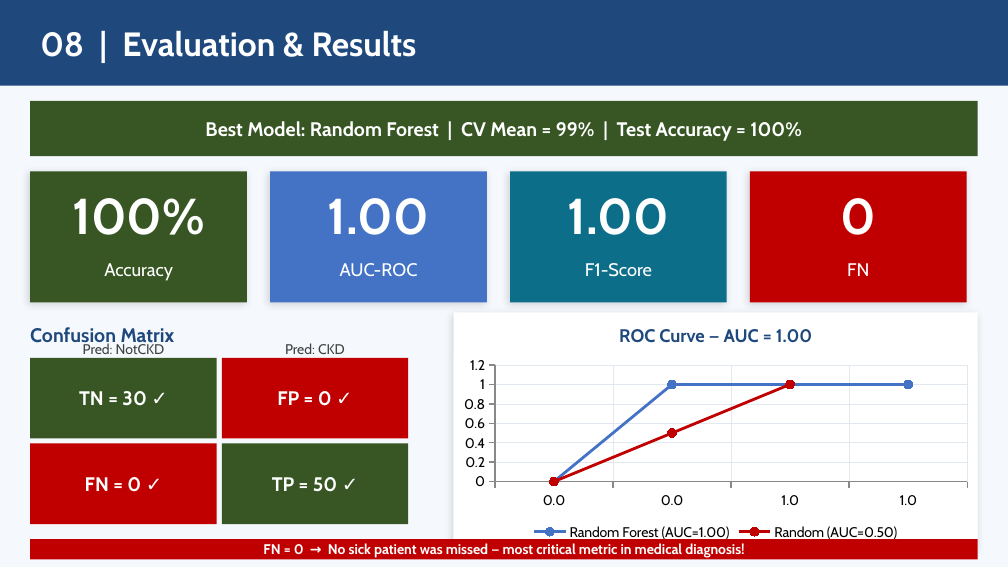
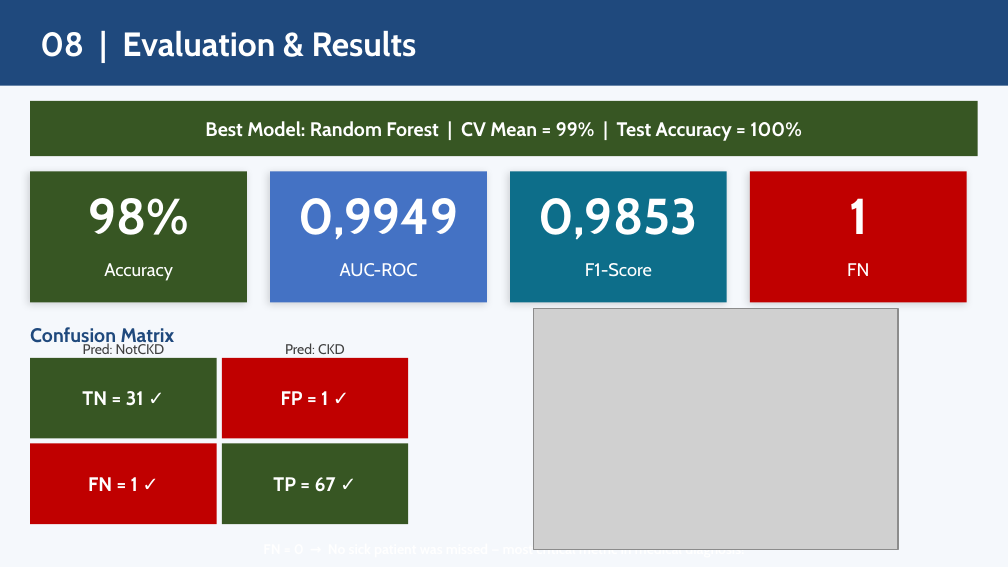
Before and after one commit to feredj/predict-kidney-disease-presence, a slide deck: slide 10 of CKD_Presentation.pptx. Drawn at 1008x567 pixels with LibreOffice and Linux fonts; fonts in the diff are those of the drawing; grey boxes stand for pictures. Boxes give left, top, right and bottom in pixels: in the first picture for what was removed or moved away, otherwise in the second. Text is boxed around its words. In the diff, an @@ line names an element or a change of style, - is before the commit and + after.

```diff
--- a/CKD_Presentation.pptx
+++ b/CKD_Presentation.pptx
@@ text at <box>88,198,189,235</box>: text changed @@
-100%
+98%
@@ text at <box>298,198,458,240</box>: text changed @@
-1.00
+0,9949
@@ text at <box>539,198,698,240</box>: text changed @@
-1.00
+0,9853
@@ text at <box>849,198,868,234</box>: text changed @@
-0
+1
@@ rectangle removed at <box>454,312,978,549</box> @@
@@ picture added at <box>533,308,898,549</box> @@
@@ text removed at <box>619,329,812,343</box> @@
-ROC Curve — AUC = 1.00
@@ line chart removed at <box>454,353,978,544</box> @@
-categories: 0.0, 0.0, 1.0, 1.0
-Random Forest (AUC=1.00): 0, 1, 1, 1
-Random (AUC=0.50): 0, 0.5, 1
@@ text at <box>82,391,144,406</box>: text changed @@
-TN = 30 ✓
+TN = 31 ✓
@@ text at <box>281,391,328,405</box>: text changed @@
-FP = 0 ✓
+FP = 1 ✓
@@ text at <box>88,477,138,491</box>: text changed @@
-FN = 0 ✓
+FN = 1 ✓
@@ text at <box>273,477,336,492</box>: text changed @@
-TP = 50 ✓
+TP = 67 ✓
@@ rectangle removed at <box>30,539,978,559</box> @@
```
Also in this commit, not shown: 4 other slides changed, 1 slide added, 2 slides removed, 1 other file.
